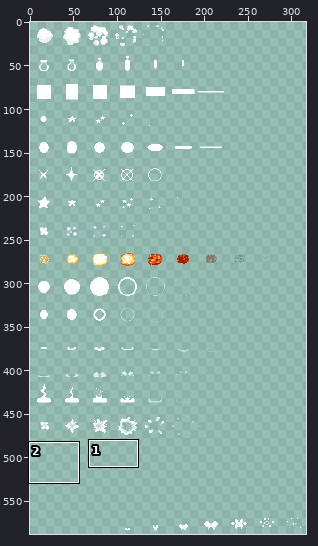
Edited in one commit: pixel-art file (Leore/Content/effects.aseprite). The picture above shows the old version from afar; the outline marks the close-up.
Close-up. Before:
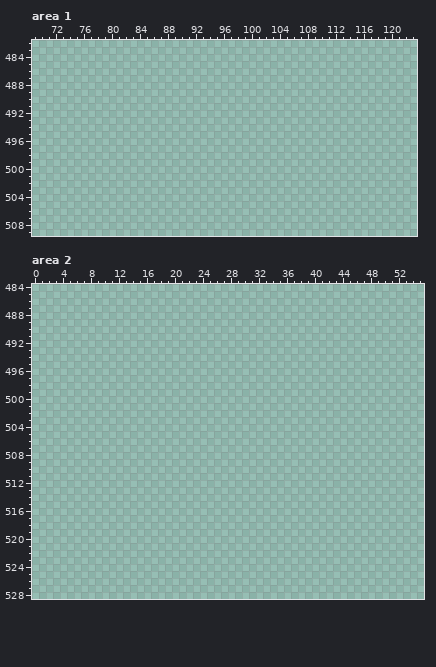
320x640 pixels, 1 frame. Colours within 5 levels of each other are drawn and written as one. Shown: area 1: x 69..123, y 482..509; area 2: x 0..55, y 484..528. The wide view leaves out empty margins.
After the commit:
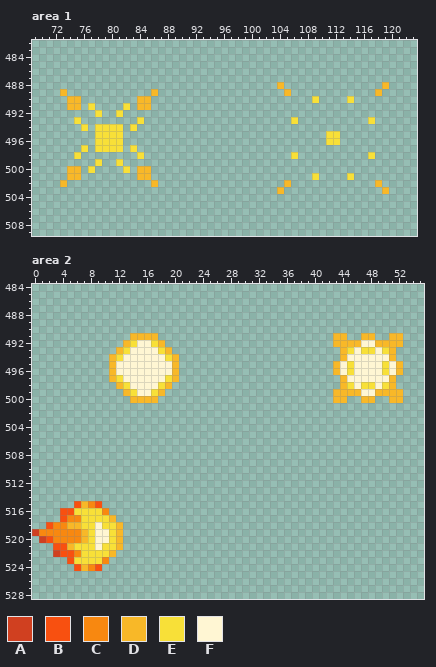
Palette (. is transparent): A #d04020  B #f85010  C #f88810  D #f8b828  E #f8e038  F #fff6d3
Change:
Area 1:
The author put colour D in row 488 at x 104 and 119; in row 489 at x 73, 86, 105 and 118; in rows 490 to 491 at x 74 to 75 and 84 to 85; in rows 500 to 501 at x 74 to 75 and 84 to 85; in row 502 at x 73, 86, 105 and 118; in row 503 at x 104 and 119.
The author put colour E in row 490 at x 109 and 114; in row 491 at x 77 and 82; in row 492 at x 78 and 81; in row 493 at x 75, 84, 106 and 117; in row 494 at x 76, 78 to 81 and 83; in rows 495 to 496 at x 78 to 81 and 111 to 112.
The author put colour E in row 497 at x 76, 78 to 81 and 83; in row 498 at x 75, 84, 106 and 117; in row 499 at x 78 and 81; in row 500 at x 77 and 82; in row 501 at x 109 and 114.
Area 2:
The author put colour A in row 519 at x 0; in row 520 at x 1; in row 522 at x 3.
The author put colour B in row 515 at x 6 and 9; in row 516 at x 4 to 5; in row 517 at x 4; in row 518 at x 2; in row 520 at x 2; in row 521 at x 3 to 4.
The author put colour B in row 522 at x 4 to 5; in row 523 at x 5; in row 524 at x 6 and 9.
The author put colour C in row 515 at x 8; in row 516 at x 10; in row 517 at x 5 to 6; in row 518 at x 3 to 4; in row 519 at x 1 to 6; in row 520 at x 3 to 6.
The author put colour C in row 522 at x 6; in row 523 at x 10; in row 524 at x 8.
The author put colour D in row 491 at x 14 to 17, 43 to 44, 47 to 48 and 51 to 52; in row 492 at x 13, 18, 43 to 46 and 49 to 52; in row 493 at x 12, 19, 44 and 51; in row 494 at x 11, 20, 44 and 51; in rows 495 to 496 at x 11, 20, 43 and 52; in row 497 at x 11, 20, 44 and 51.
The author put colour D in row 498 at x 12, 19, 44 and 51; in row 499 at x 13, 18, 43 to 46 and 49 to 52; in row 500 at x 14 to 17, 43 to 44, 47 to 48 and 51 to 52; in row 515 at x 7; in row 517 at x 11; in row 518 at x 5 to 6 and 12.
The author put colour D in rows 519 to 520 at x 7 and 12; in row 521 at x 5 and 12; in row 522 at x 11; in row 524 at x 7.
The author put colour E in row 492 at x 14 and 17; in row 493 at x 13, 18, 45, 47 to 48 and 50; in row 494 at x 12 and 19; in rows 495 to 496 at x 45 and 50; in row 497 at x 12 and 19; in row 498 at x 13, 18, 45, 47 to 48 and 50.
The author put colour E in row 499 at x 14 and 17; in row 516 at x 6 to 9; in row 517 at x 7 to 10; in row 518 at x 7 to 8 and 10 to 11; in rows 519 to 520 at x 8 and 11; in row 521 at x 6 to 8 and 10 to 11.
The author put colour E in row 522 at x 7 to 10; in row 523 at x 6 to 9.
The author put colour F in row 492 at x 15 to 16 and 47 to 48; in row 493 at x 14 to 17, 46 and 49; in row 494 at x 13 to 18 and 45 to 50; in rows 495 to 496 at x 12 to 19, 44, 46 to 49 and 51; in row 497 at x 13 to 18 and 45 to 50; in row 498 at x 14 to 17, 46 and 49.
The author put colour F in row 499 at x 15 to 16 and 47 to 48; in row 518 at x 9; in rows 519 to 520 at x 9 to 10; in row 521 at x 9.
